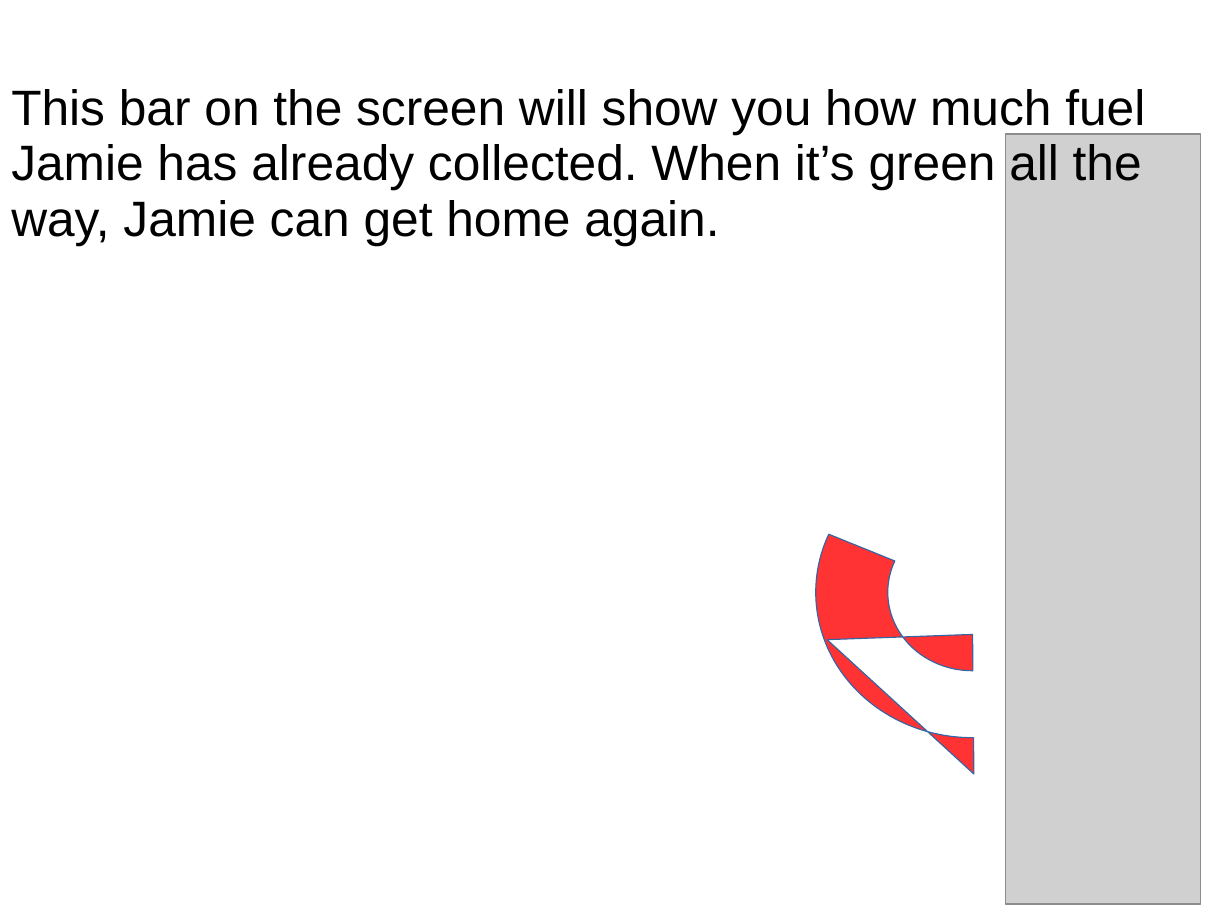
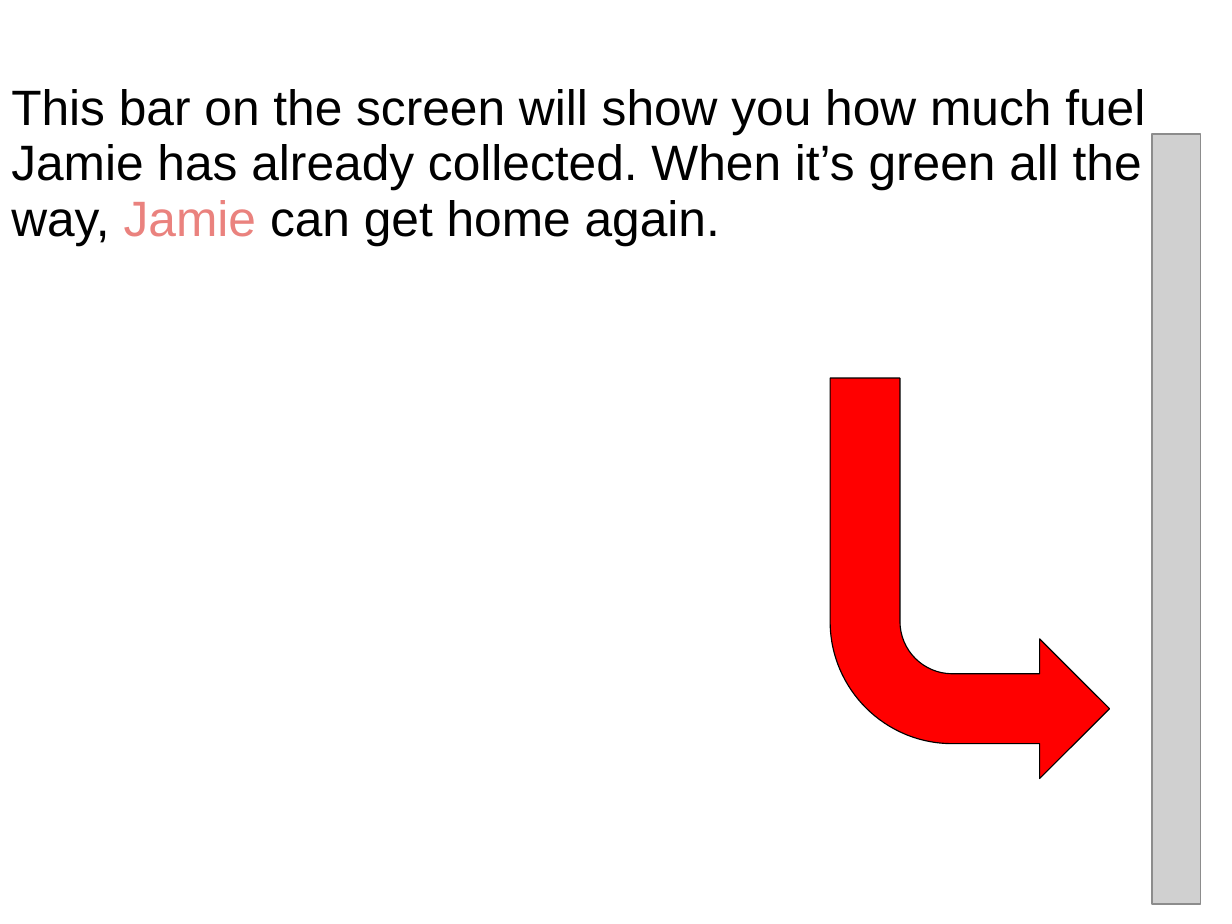
Before and after one commit to denispelli/CriticalSpacing, a slide deck: slide 8 of CoverStory.ppt. Drawn at 1232x924 pixels with LibreOffice and Linux fonts; fonts in the diff are those of the drawing; grey boxes stand for pictures. Boxes give left, top, right and bottom in pixels: in the first picture for what was removed or moved away, otherwise in the second. Text is boxed around its words. In the diff, an @@ line names an element or a change of style, - is before the commit and + after.

```diff
--- a/CoverStory.ppt
+++ b/CoverStory.ppt
@@ subtitle "This bar on the screen ..." at [11, 89, 1145, 245]: text colour #000000 to #EA827E in "Jamie" @@
@@ picture: place and size @@
-picture at [1006, 134, 1201, 904]
+picture at [1153, 134, 1201, 904]
@@ freeform shape: place and size @@
-freeform shape at [816, 447, 1129, 738]
+freeform shape at [831, 378, 1110, 778]
@@ freeform shape at [831, 378, 1110, 778]: fill #FF3333 to #FF0000; outline #3465A4 0.74 pt to #000000 0.74 pt @@
```
Also in this commit, not shown: 8 other slides changed, 2 other files.
